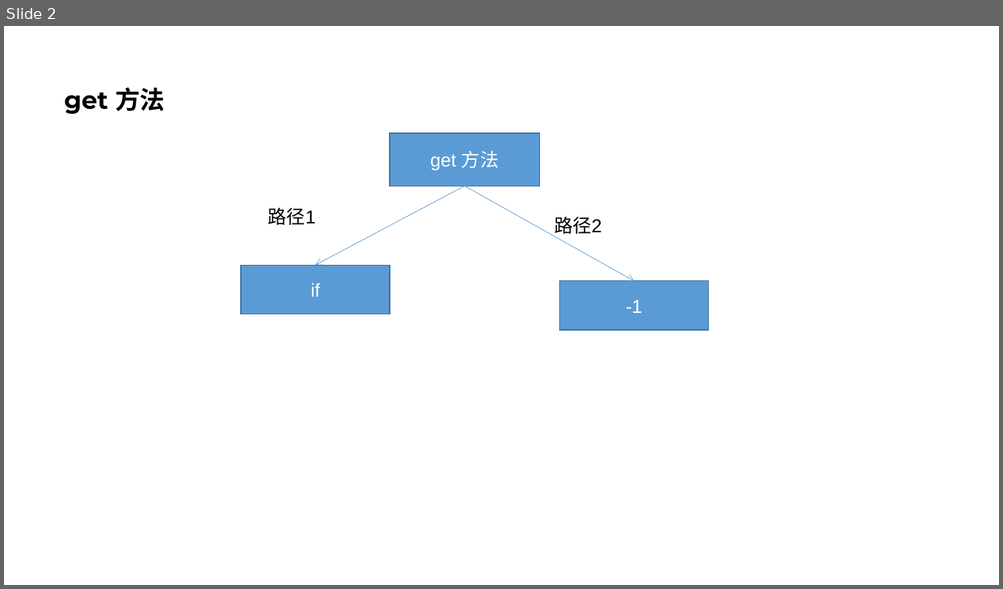
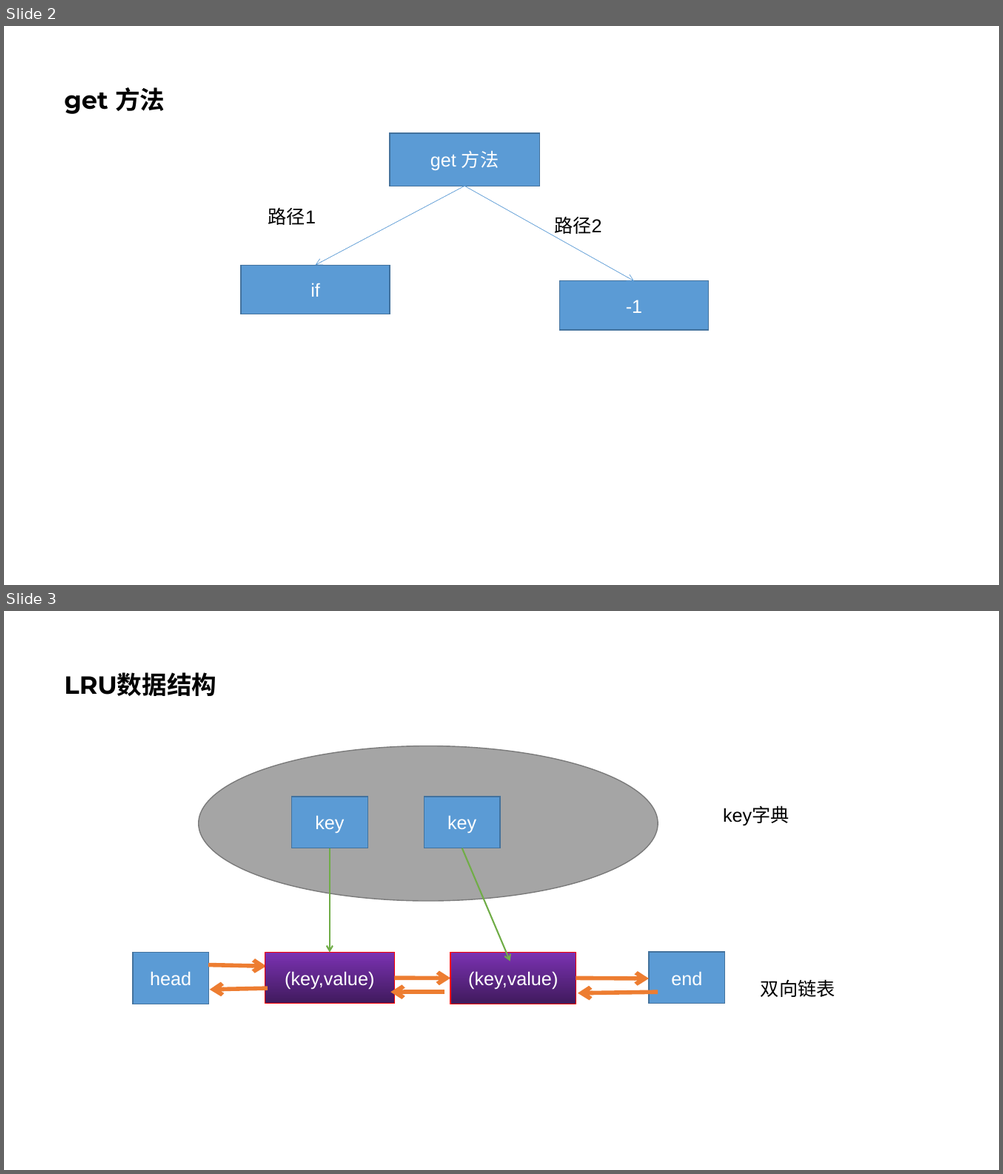
Before and after one commit to wanbiguizhao/daguocai, a slide deck: lru/白盒路径覆盖.pptx. Shown one above the other, each under a label of ours: slide 2 before the commit, slides 2 and 3 after it. The pictures are 1003x589 and 1003x1174 pixels, drawn with LibreOffice and Linux fonts; fonts in the diff are those of the drawing. Boxes give left, top, right and bottom in pixels: in the first picture for what was removed or moved away, otherwise in the second. Text is boxed around its words. In the diff, an @@ line names an element or a change of style, - is before the commit and + after.

```diff
--- a/lru/白盒路径覆盖.pptx
+++ b/lru/白盒路径覆盖.pptx
@@ slide 3 added at (x1=4, y1=611, x2=999, y2=1170), background #FFFFFF @@
@@ title added at (x1=64, y1=672, x2=216, y2=696), 24 pt, text #000000, bold @@
+LRU数据结构
@@ ellipse added at (x1=199, y1=746, x2=658, y2=901), fill #A5A5A5, outline #7A7A7A 1 pt @@
@@ rectangle added at (x1=291, y1=797, x2=367, y2=849), fill #5B9BD5, outline #43739E 1 pt, 18 pt, text #FFFFFF @@
+key
@@ rectangle added at (x1=424, y1=797, x2=500, y2=849), fill #5B9BD5, outline #43739E 1 pt, 18 pt, text #FFFFFF @@
+key
@@ text added at (x1=723, y1=807, x2=789, y2=826), 18 pt, text #000000 @@
+key字典
@@ arrow added from (330, 849) to (330, 953), #70AD47 1.5 pt @@
@@ arrow added from (462, 849) to (510, 962), #70AD47 1.5 pt @@
@@ rectangle added at (x1=132, y1=953, x2=208, y2=1004), fill #5B9BD5, outline #43739E 1 pt, 18 pt, text #FFFFFF @@
+head
@@ arrow added from (208, 965) to (266, 966), #ED7D31 4 pt @@
@@ rectangle added at (x1=265, y1=953, x2=394, y2=1004), fill gradient #7B32B2 to #401A5D, outline #FF0000 1 pt, 18 pt, text #FFFFFF @@
+(key,value)
@@ rectangle added at (x1=450, y1=953, x2=575, y2=1004), fill gradient #7B32B2 to #401A5D, outline #FF0000 1 pt, 18 pt, text #FFFFFF @@
+(key,value)
@@ rectangle added at (x1=649, y1=952, x2=725, y2=1003), fill #5B9BD5, outline #43739E 1 pt, 18 pt, text #FFFFFF @@
+end
@@ arrow added from (394, 978) to (450, 978), #ED7D31 4 pt @@
@@ arrow added from (575, 978) to (649, 979), #ED7D31 4 pt @@
@@ text added at (x1=760, y1=980, x2=835, y2=997), 18 pt, text #000000 @@
+双向链表
@@ arrow added from (267, 988) to (209, 990), #ED7D31 4 pt @@
@@ arrow added from (445, 992) to (390, 992), #ED7D31 4 pt @@
@@ arrow added from (657, 992) to (578, 994), #ED7D31 4 pt @@
```
Also in this commit, not shown: 1 other slide added, 3 other files.
